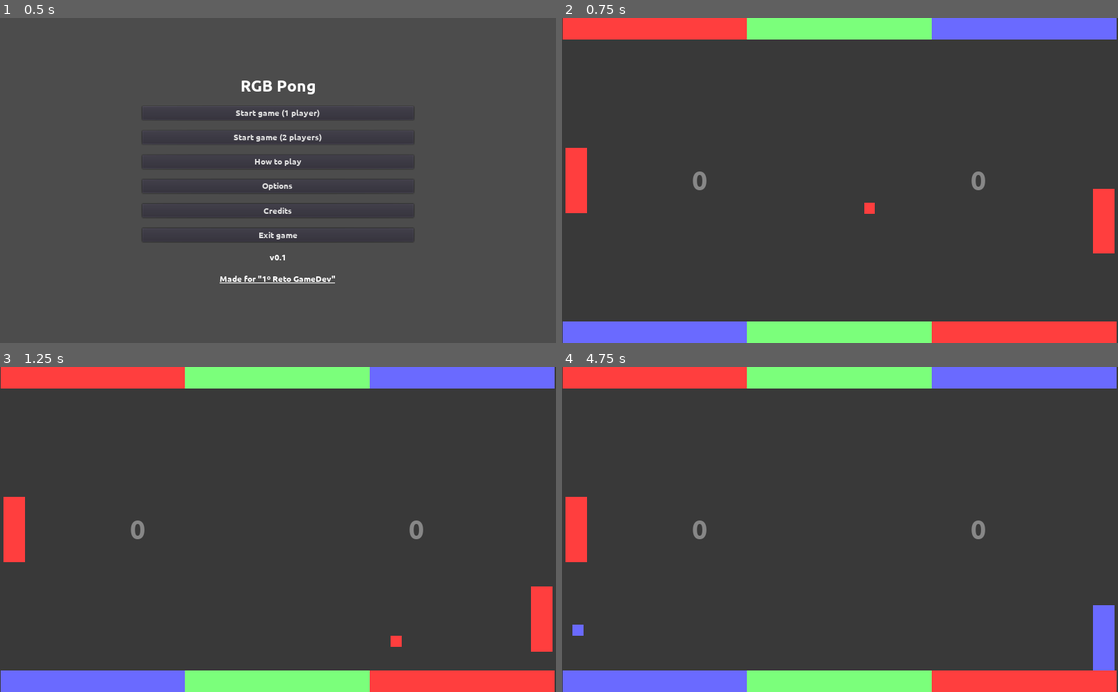
Above: before the commit, frames 1-4 (two rows, left to right).
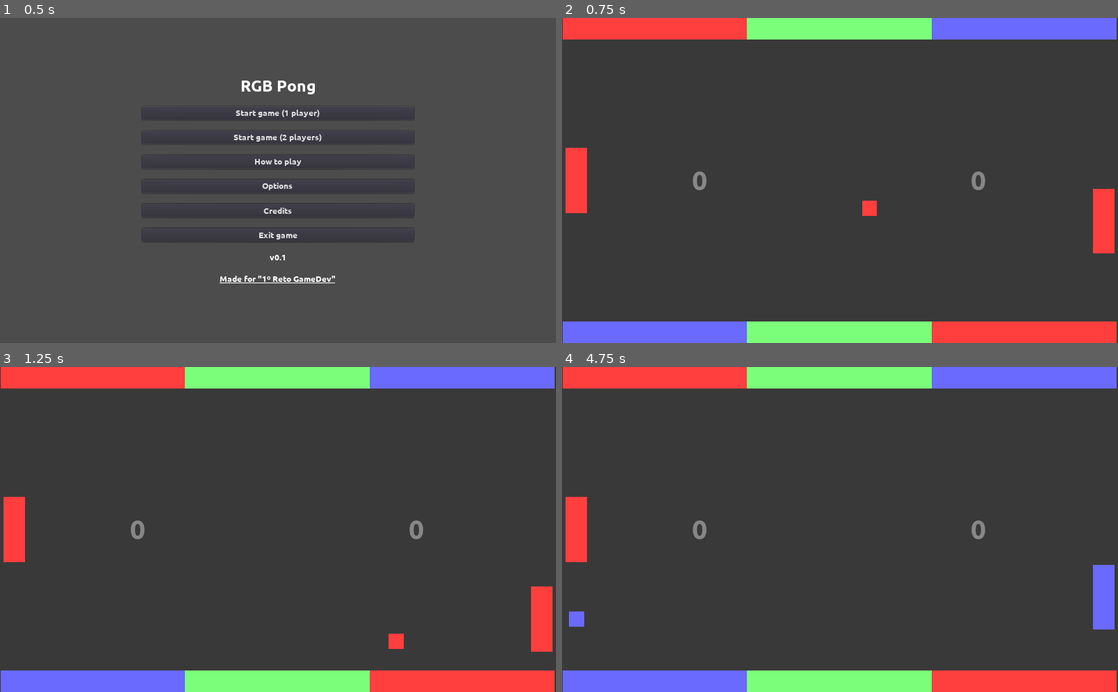
Above: after the commit, the same moments.

Repository: moisesjbc/1-retogamedev
Game: Godot game, scene res://menus/main_menu/main_menu.tscn
The game is run twice, just before and just after one commit, with the same random seed, the same clock (stepped at 60 frames per second) and the same inputs.
Inputs:
- Up to frame 1 (0.5 s): no input
- Up to frame 2 (0.75 s): click "Start game (1 player)" at 0.5 s
- Up to frame 3 (1.25 s): no input
- Up to frame 4 (4.75 s): no input

Frame 1 is identical in both runs. In frame 2, less than 0.1% of the frame differs, in the area x 54-57%, y 56-61%; in frame 3, less than 0.1%; in frame 4, 1.1%, in the area x 1-100%, y 60-94%.

Commit message:
Ball size increased

Diff:
--- a/godot-project/main/ball/ball.tscn
+++ b/godot-project/main/ball/ball.tscn
@@ -6,13 +6,13 @@
 [ext_resource path="res://main/ball/wii.ogg" type="AudioStream" id=4]
 
 [sub_resource type="RectangleShape2D" id=1]
-extents = Vector2( 2.03163, 1.9959 )
+extents = Vector2( 2.80581, 2.83254 )
 
 [node name="ball" type="KinematicBody2D"]
 script = ExtResource( 2 )
 
 [node name="sprite" type="Sprite" parent="."]
-scale = Vector2( 5, 5 )
+scale = Vector2( 7, 7 )
 texture = ExtResource( 1 )
 
 [node name="shape" type="CollisionShape2D" parent="."]
@@ -20,6 +20,8 @@
 shape = SubResource( 1 )
 
 [node name="visibility_notifier" type="VisibilityNotifier2D" parent="."]
+position = Vector2( 0.0404965, 0.0809934 )
+scale = Vector2( 1.39282, 1.39687 )
 
 [node name="hit_sound" type="AudioStreamPlayer2D" parent="."]
 stream = ExtResource( 3 )
